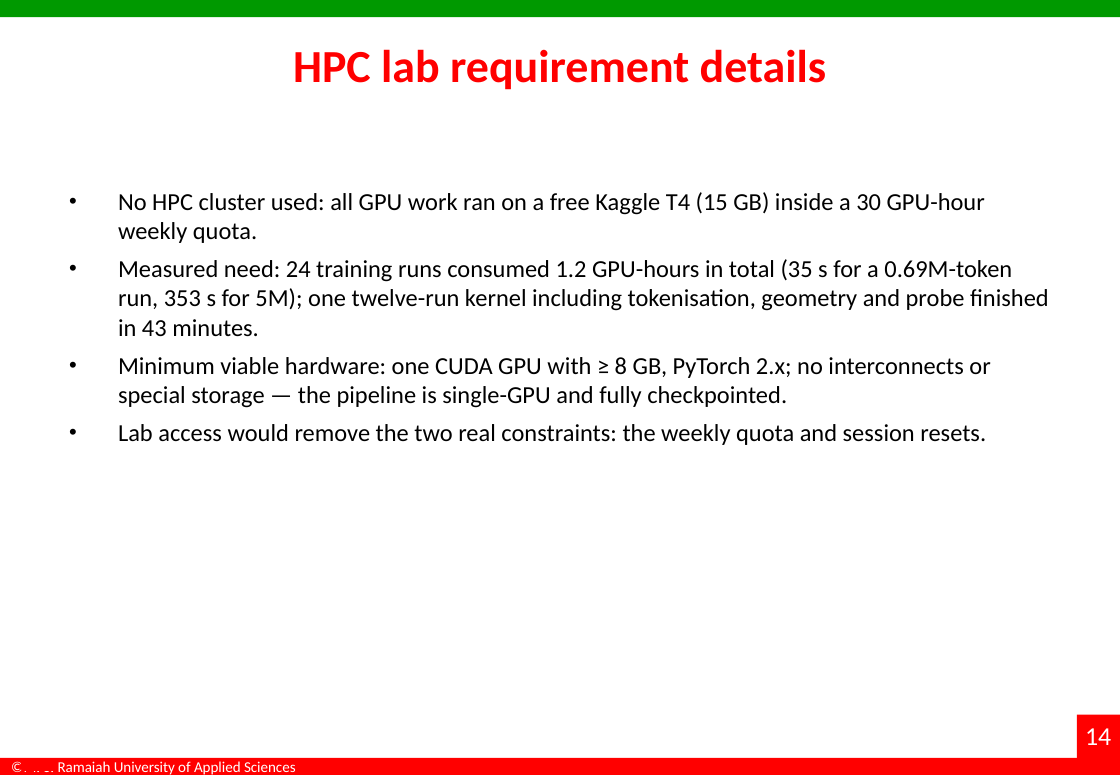
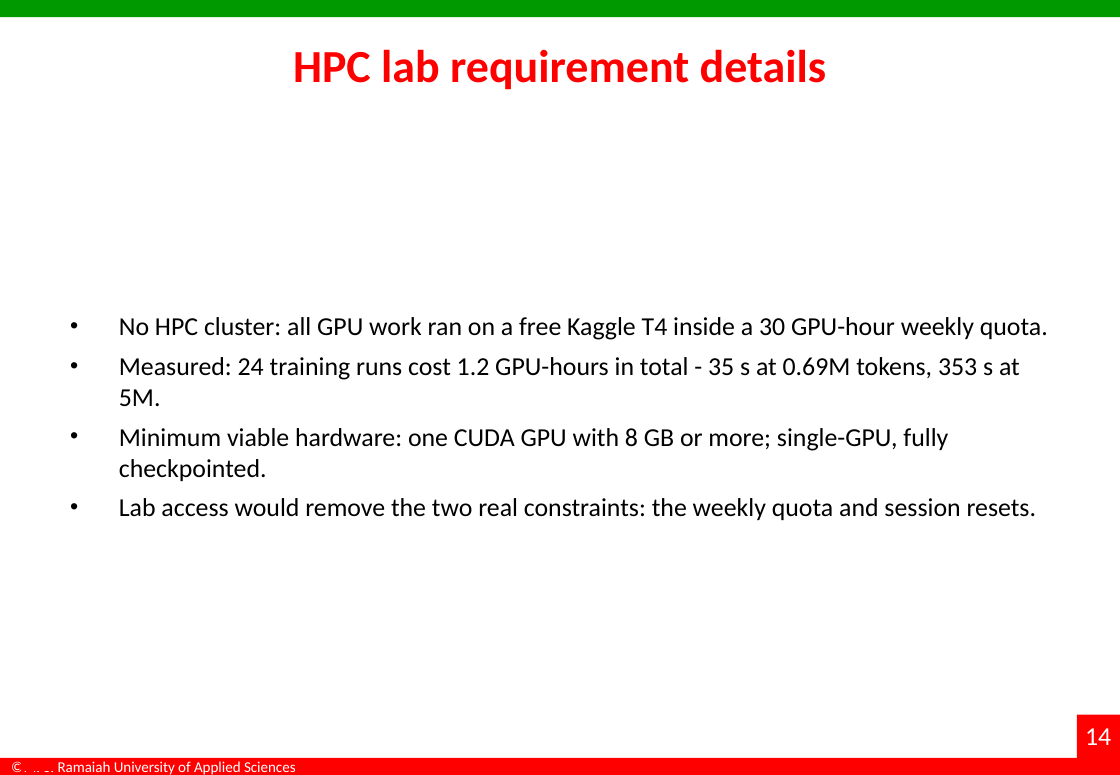
Before and after one commit to dakshadev/7th-sem, a slide deck: slide 14 of docs/Interim_Project_Presentation_7th-sem.pptx. Drawn at 1120x775 pixels with LibreOffice and Linux fonts; fonts in the diff are those of the drawing; background and template pictures are left out. Boxes give left, top, right and bottom in pixels: in the first picture for what was removed or moved away, otherwise in the second. Text is boxed around its words. In the diff, an @@ line names an element or a change of style, - is before the commit and + after.

Commit message:
docs(deck): type and alignment pass to presentation standard
Read as a viewer, not a thumbnail: six-column literature tables sat at 7.6pt, captions at 10pt, body
copy at 13pt, and every element type had its own left edge (tables 30pt, text 39pt, images 30-68pt).

- one left margin (0.55in) and one content width (700.8pt, i.e. the full area between margins)
- type floor raised: 20pt on the sparse slides, 17-18pt elsewhere, 15.5pt where the contents are
  dense, 10.5-11pt in tables, 11pt captions, 8.5pt references
- the longest paragraphs were rewritten in presentation register, since full sentences were the
  reason the type had to be small; the paper keeps the long form
- text blocks vertically balanced using PowerPoint's measured bound height instead of a guess
- column widths redistributed so Evidence has room and 'Completed' fits on one line
- orphan words removed from the conclusion bullets

Two regressions the render caught and this fixes: the references slide's two columns were being
stacked on one margin, and the repository link was being re-centred into the middle of the list.

scripts/polish_typography.ps1, scripts/rewrite_slide_copy.ps1, scripts/balance_text.ps1.

```diff
--- a/docs/Interim_Project_Presentation_7th-sem.pptx
+++ b/docs/Interim_Project_Presentation_7th-sem.pptx
@@ text "No HPC cluster: all GPU ...": place and size @@
-text "No HPC cluster: all GPU ..." at box(118, 192, 1049, 445)
+text "No HPC cluster: all GPU ..." at box(119, 317, 1048, 520)
@@ text at box(119, 317, 1048, 481): text changed; size 17 to 18 pt @@
-• No HPC cluster used: all GPU work ran on a free Kaggle T4 (15 GB) inside a 30 GPU-hour weekly quota.
-• Measured need: 24 training runs consumed 1.2 GPU-hours in total (35 s for a 0.69M-token run, 353 s for 5M); one twelve-run kernel including tokenisation, geometry and probe finished in 43 minutes.
-• Minimum viable hardware: one CUDA GPU with ≥ 8 GB, PyTorch 2.x; no interconnects or special storage — the pipeline is single-GPU and fully checkpointed.
+• No HPC cluster: all GPU work ran on a free Kaggle T4 inside a 30 GPU-hour weekly quota.
+• Measured: 24 training runs cost 1.2 GPU-hours in total - 35 s at 0.69M tokens, 353 s at 5M.
+• Minimum viable hardware: one CUDA GPU with 8 GB or more; single-GPU, fully checkpointed.
@@ text at box(119, 498, 1037, 520): size 17 to 18 pt in "Lab access would remove the two real ..." @@
```
Also in this commit, not shown: 19 other slides changed, 6 other files.
